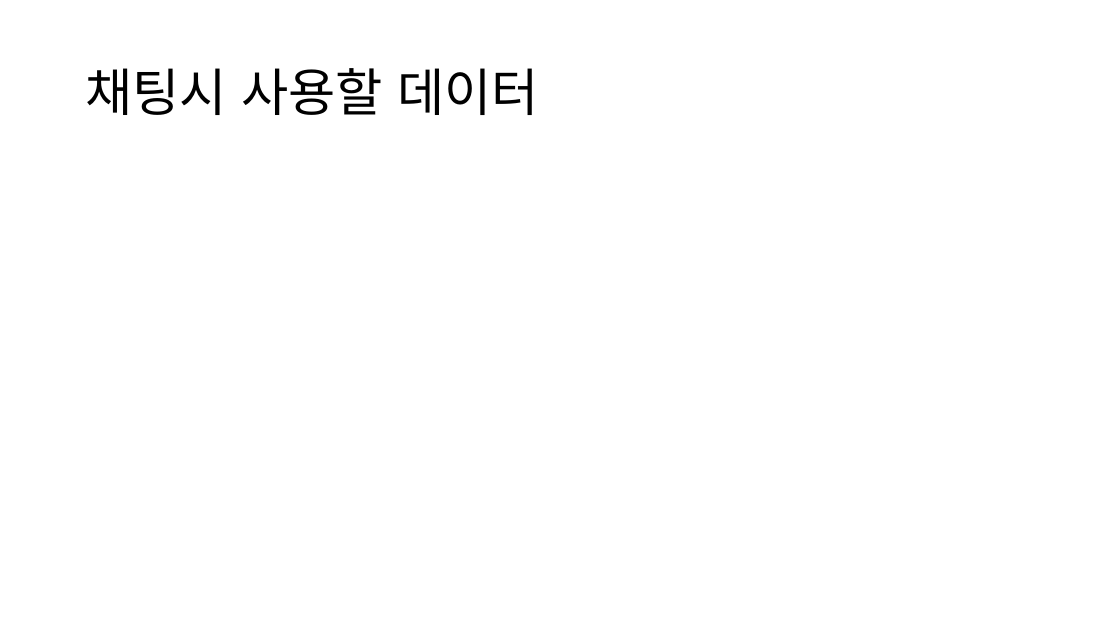
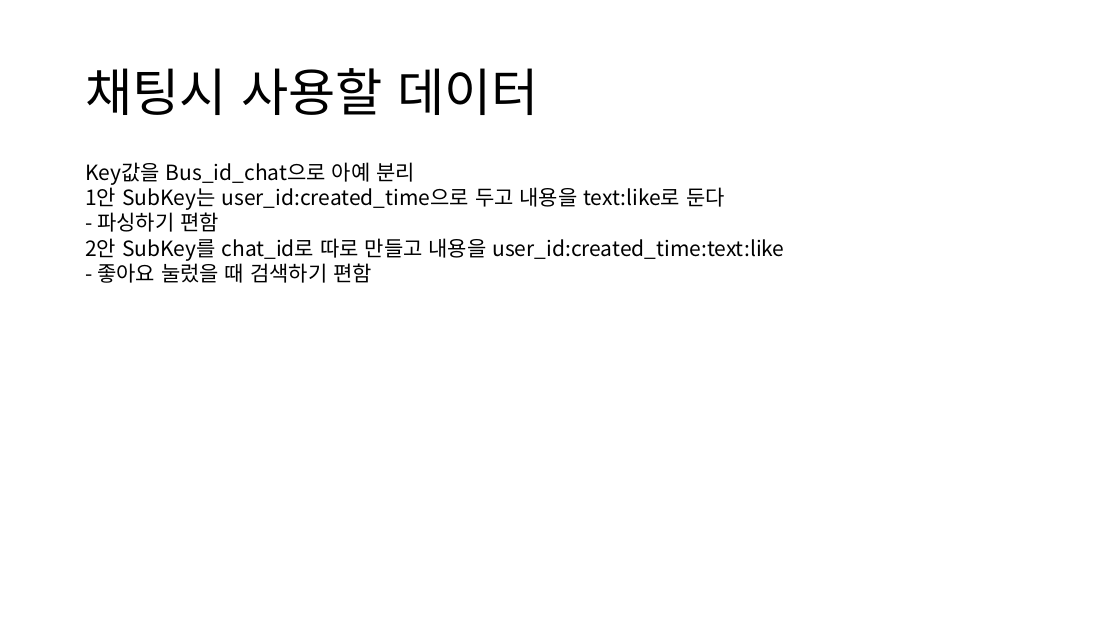
Before and after one commit to shy625/nangman-bus, a slide deck: slide 8 of hwi/PPT/Redis 자료구조.pptx (slide 13 before the commit). Drawn at 1120x630 pixels with LibreOffice and Linux fonts; fonts in the diff are those of the drawing. Boxes give left, top, right and bottom in pixels: in the first picture for what was removed or moved away, otherwise in the second. Text is boxed around its words. In the diff, an @@ line names an element or a change of style, - is before the commit and + after.

```diff
--- a/hwi/PPT/Redis 자료구조.pptx
+++ b/hwi/PPT/Redis 자료구조.pptx
@@ text added at [85,162,784,283], 18 pt, text #000000 @@
+Key값을 Bus_id_chat으로 아예 분리
+1안 SubKey는 user_id:created_time으로 두고 내용을 text:like로 둔다
+- 파싱하기 편함
+2안 SubKey를 chat_id로 따로 만들고 내용을 user_id:created_time:text:like
+- 좋아요 눌렀을 때 검색하기 편함
```
Also in this commit, not shown: 2 other slides changed, 5 slides added.
